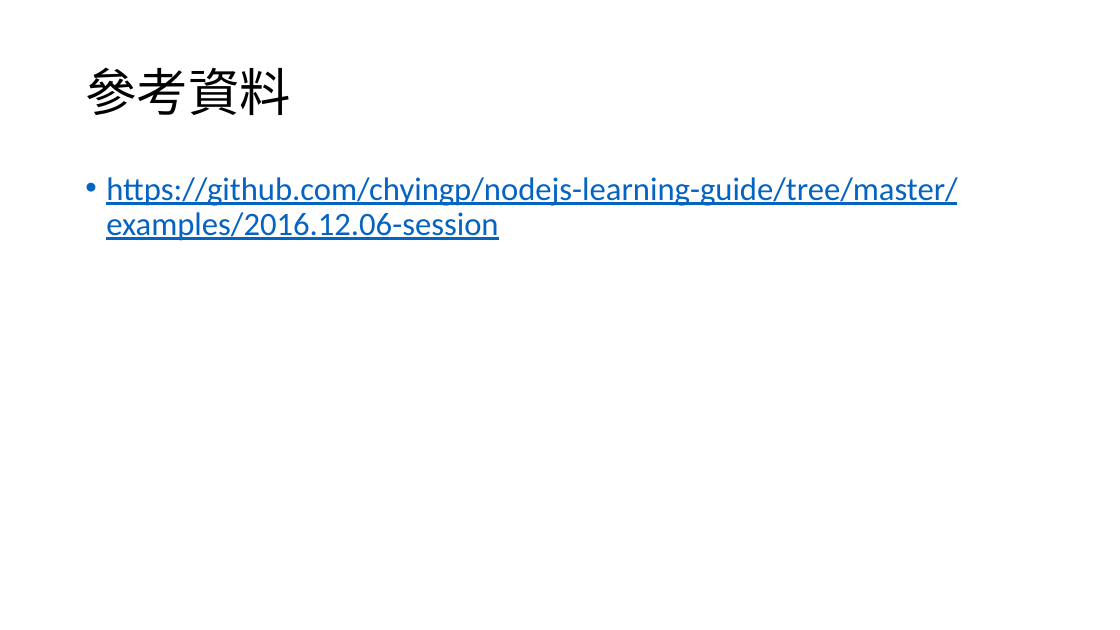
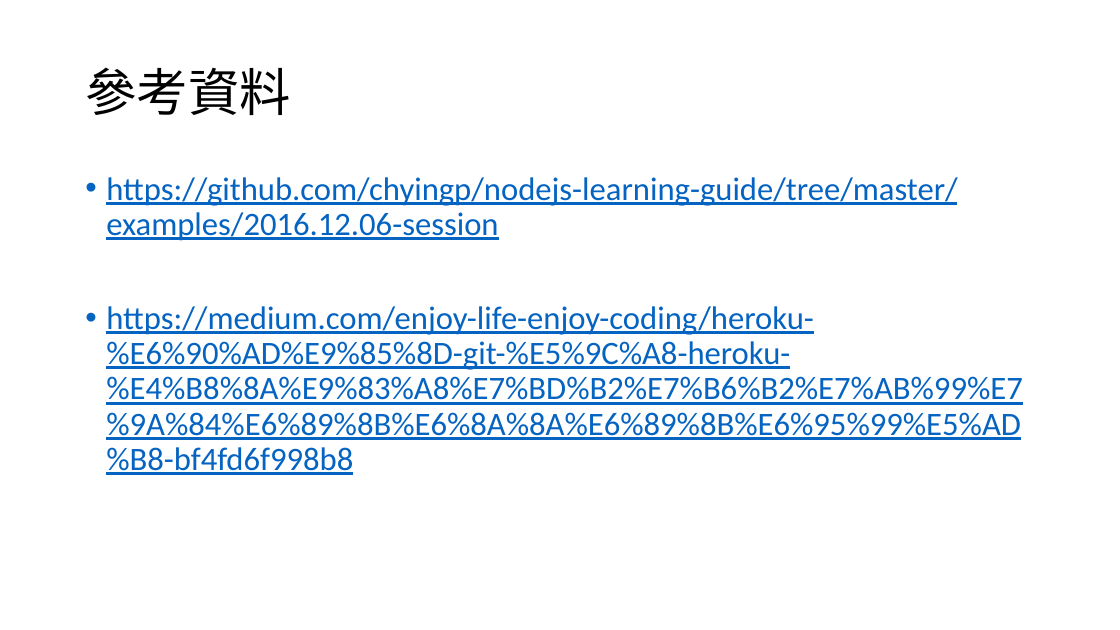
Before and after one commit to 106598065/ReactJSClass, a slide deck: slide 13 of React2627.pptx (slide 4 before the commit). Drawn at 1120x630 pixels with LibreOffice and Linux fonts; fonts in the diff are those of the drawing. Boxes give left, top, right and bottom in pixels: in the first picture for what was removed or moved away, otherwise in the second. Text is boxed around its words. In the diff, an @@ line names an element or a change of style, - is before the commit and + after.

Commit message:
update ppt

```diff
--- a/React2627.pptx
+++ b/React2627.pptx
@@ text at bbox=[106, 306, 1022, 475]: paragraph added @@
+• https://medium.com/enjoy-life-enjoy-coding/heroku-%E6%90%AD%E9%85%8D-git-%E5%9C%A8-heroku-%E4%B8%8A%E9%83%A8%E7%BD%B2%E7%B6%B2%E7%AB%99%E7%9A%84%E6%89%8B%E6%8A%8A%E6%89%8B%E6%95%99%E5%AD%B8-bf4fd6f998b8
```
Also in this commit, not shown: 2 other slides changed, 10 slides added, 1 slide removed, 2 other files.
